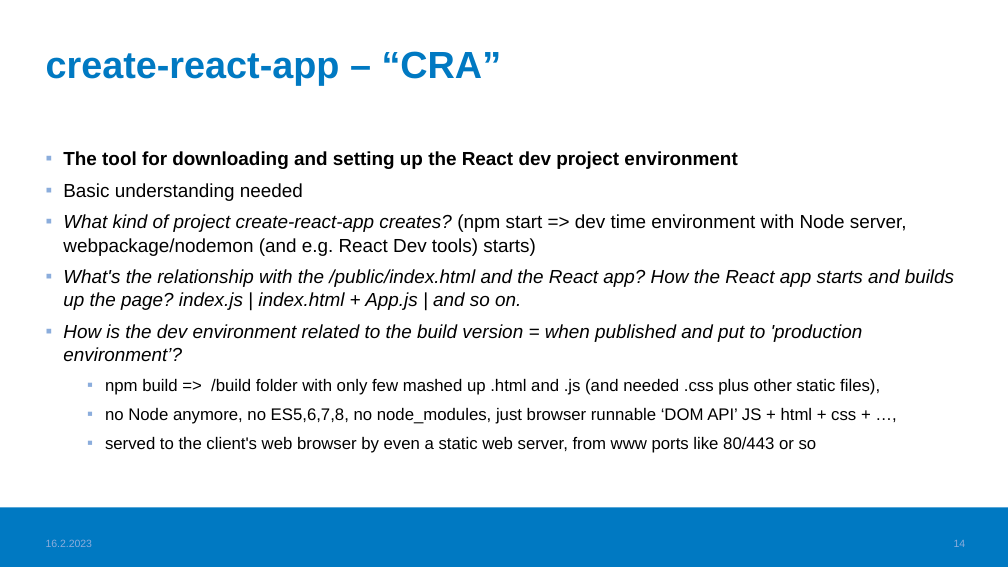
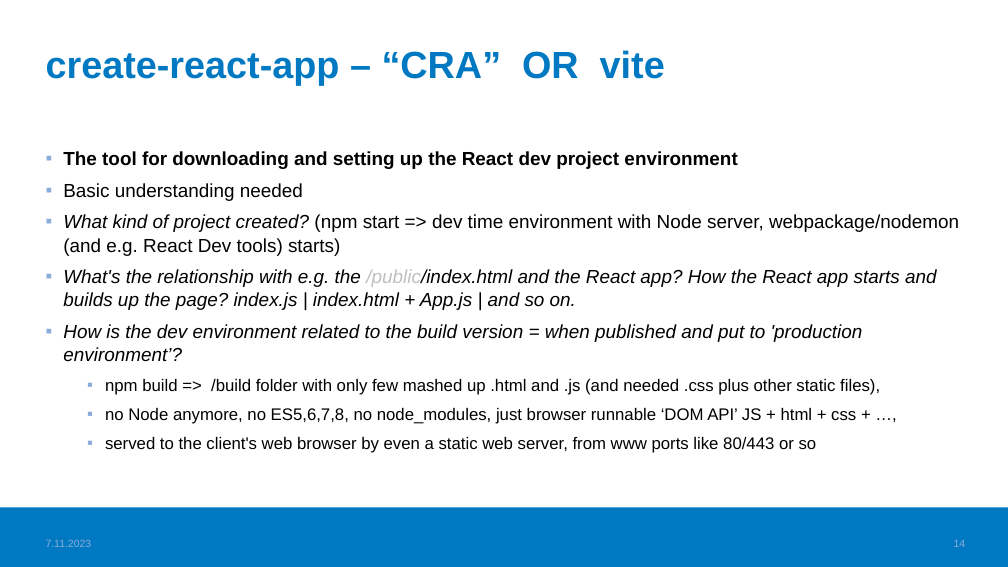
Before and after one commit to valju/docs_frontend_design, a slide deck: slide 14 of FrontendStuff_ForExam.pptx. Drawn at 1008x567 pixels with LibreOffice and Linux fonts; fonts in the diff are those of the drawing; background and template pictures are left out. Boxes give left, top, right and bottom in pixels: in the first picture for what was removed or moved away, otherwise in the second. Text is boxed around its words. In the diff, an @@ line names an element or a change of style, - is before the commit and + after.

```diff
--- a/FrontendStuff_ForExam.pptx
+++ b/FrontendStuff_ForExam.pptx
@@ title at [46,50,665,86]: text changed @@
-create-react-app – “CRA”
+create-react-app – “CRA” OR vite
@@ text at [63,214,959,310]: text changed @@
-▪ What kind of project create-react-app creates? (npm start => dev time environment with Node server, webpackage/nodemon (and e.g. React Dev tools) starts)
-▪ What's the relationship with the /public/index.html and the React app? How the React app starts and builds up the page? index.js | index.html + App.js | and so on.
+▪ What kind of project created? (npm start => dev time environment with Node server, webpackage/nodemon (and e.g. React Dev tools) starts)
+▪ What's the relationship with e.g. the /public/index.html and the React app? How the React app starts and builds up the page? index.js | index.html + App.js | and so on.
@@ text at [46,539,92,547]: text changed @@
-16.2.2023
+7.11.2023
```
Also in this commit, not shown: 19 other slides changed, 1 other file.
